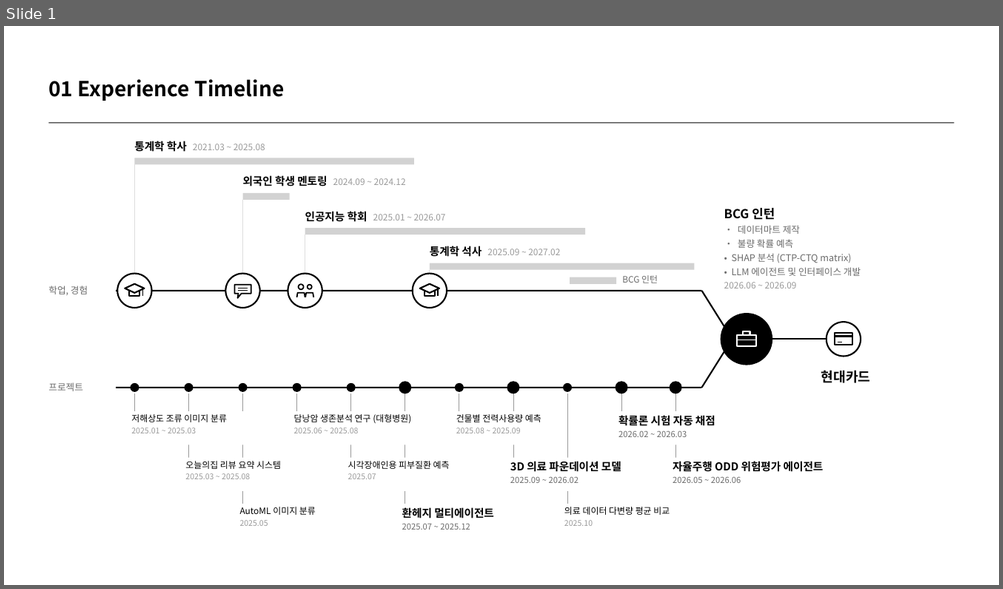
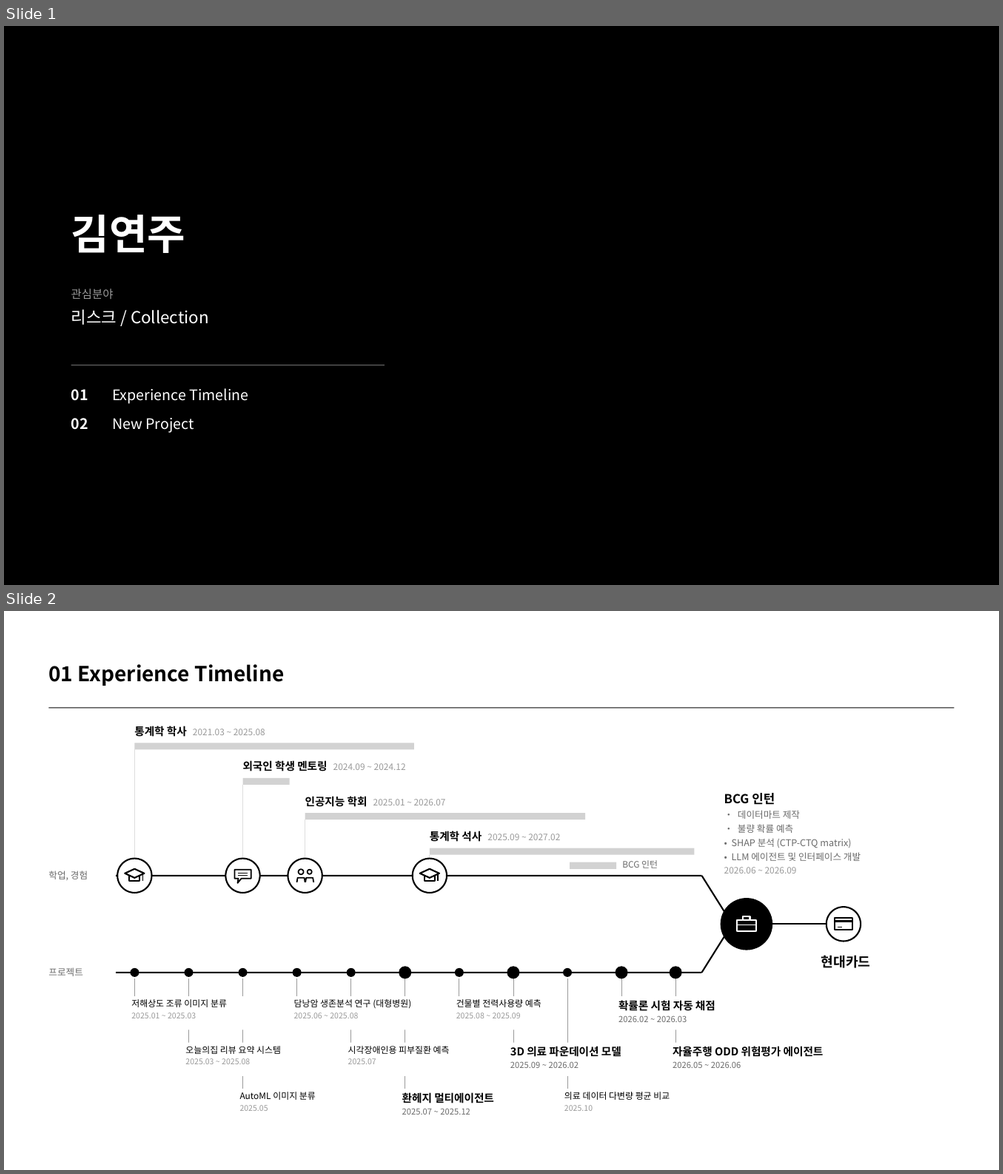
Before and after one commit to kjhoeakjy/csm-auto, a slide deck: ppt/역량PT_김연주.pptx. Shown one above the other, each under a label of ours: slide 1 before the commit, slides 1 and 2 after it. The pictures are 1003x589 and 1003x1174 pixels, drawn with LibreOffice and Linux fonts; fonts in the diff are those of the drawing. Boxes give left, top, right and bottom in pixels: in the first picture for what was removed or moved away, otherwise in the second. Text is boxed around its words. In the diff, an @@ line names an element or a change of style, - is before the commit and + after.

```diff
--- a/ppt/역량PT_김연주.pptx
+++ b/ppt/역량PT_김연주.pptx
@@ slide 1 added at (4, 26, 999, 585), background #FFFFFF @@
@@ rectangle added at (4, 26, 999, 585), fill #000000 @@
@@ text added at (71, 215, 185, 253), 40 pt, text #FFFFFF, bold @@
+김연주
@@ text added at (71, 289, 209, 325), 16 pt, text #FFFFFF @@
+관심분야
+리스크 / Collection
@@ rectangle added at (71, 365, 384, 366), fill #6B6B6B @@
@@ text added at (71, 389, 88, 401), 14 pt, text #FFFFFF, bold @@
+01
@@ text added at (112, 389, 249, 404), 14 pt, text #FFFFFF @@
+Experience Timeline
@@ text added at (71, 418, 88, 430), 14 pt, text #FFFFFF, bold @@
+02
@@ text added at (112, 418, 193, 433), 14 pt, text #FFFFFF @@
+New Project
@@ what was slide 1 is now slide 2 @@
```
Also in this commit, not shown: 5 other files.
